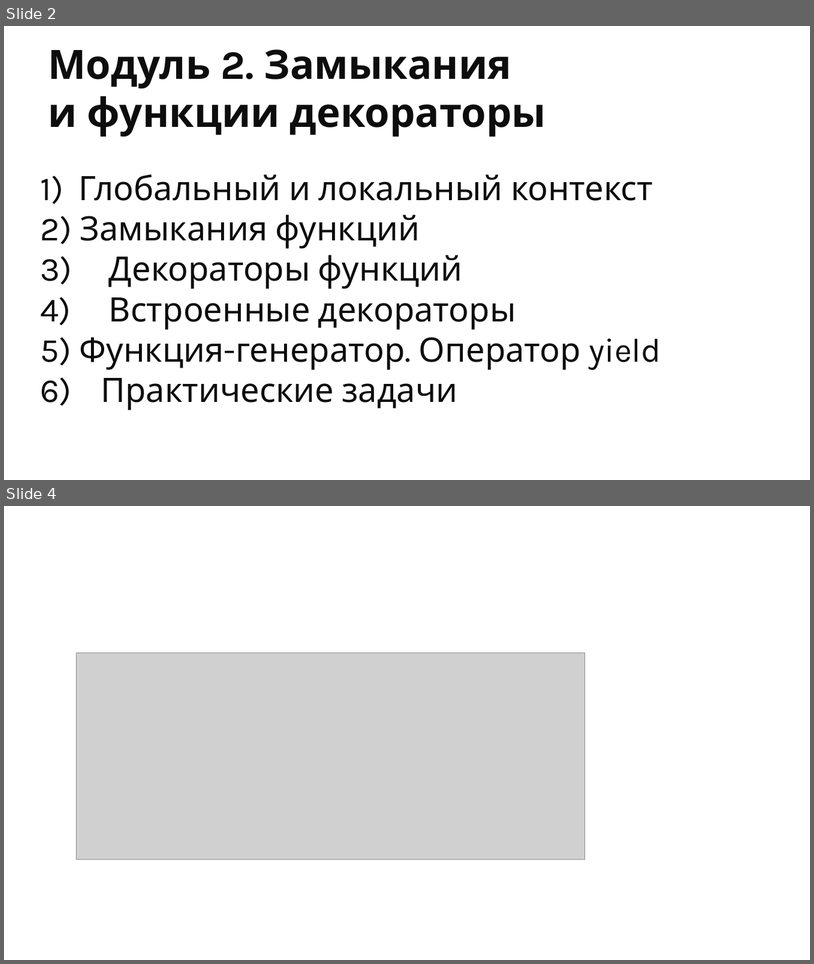
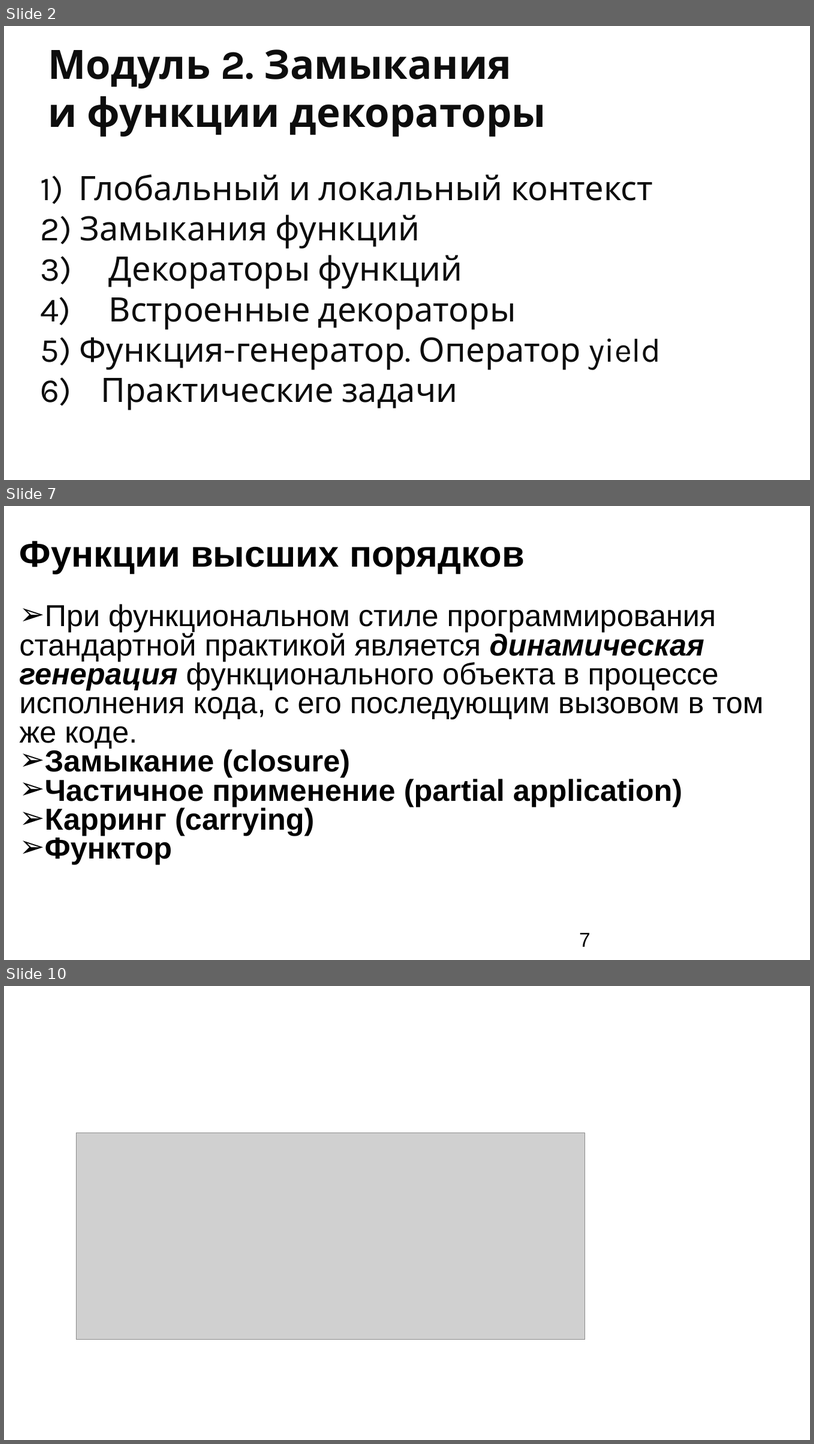
Before and after one commit to ookotukoo/pt-2.1-from-11.11, a slide deck: m2/ppt/2.pptx. Shown one above the other, each under a label of ours: slides 2 and 4 before the commit, slides 2, 7 and 10 after it; the slides between them are not shown. The pictures are 814x964 and 814x1444 pixels, drawn with LibreOffice and Linux fonts; fonts in the diff are those of the drawing; grey boxes stand for pictures; background and template pictures are left out. Boxes give left, top, right and bottom in pixels: in the first picture for what was removed or moved away, otherwise in the second. Text is boxed around its words. In the diff, an @@ line names an element or a change of style, - is before the commit and + after.

```diff
--- a/m2/ppt/2.pptx
+++ b/m2/ppt/2.pptx
@@ slide 7 added at box(4, 506, 810, 960), background #FFFFFF @@
@@ title added at box(20, 541, 525, 574), 44 pt, text #000000, bold @@
+Функции высших порядков
@@ text added at box(20, 604, 764, 864), 36 pt, text #000000 @@
+➢ При функциональном стиле программирования стандартной практикой является динамическая генерация функционального объекта в процессе исполнения кода, с его последующим вызовом в том же коде.
+➢ Замыкание (closure)
+➢ Частичное применение (partial application)
+➢ Карринг (carrying)
+➢ Функтор
@@ page number added at box(579, 933, 591, 946), 24 pt, text #000000 @@
+7
@@ what was slide 4 is now slide 10 @@
```
Also in this commit, not shown: 6 other slides added, 7 other files.
